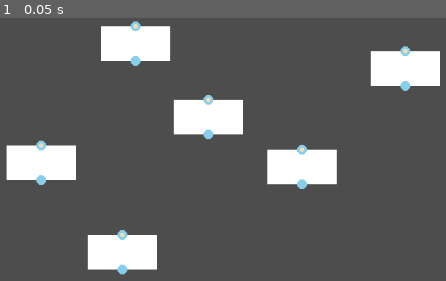
Above: before the commit, frame 1.
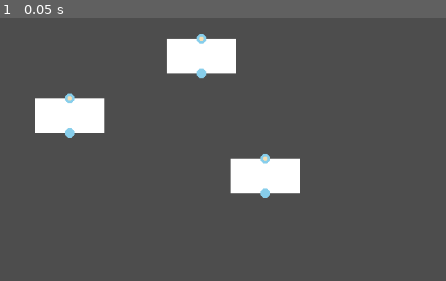
Above: after the commit, the same moment.

Repository: Yutomah/kursovaya
Game: Godot game, scene res://scenes/block_schema/block_schema.tscn
Same seed, same stepped clock (60 frames per second), same inputs: the game is played once before the commit and once after it. This scene is started directly instead of the project's main scene.
Inputs:
- Up to frame 1 (0.05 s): no input

The runs differ from the first frame. In frame 1, 18% of the frame differs, in the area x 1-99%, y 1-98%.

Commit message:
solved bug with git and signal ordering

Diff:
--- a/scenes/block_schema/block/block.tscn
+++ b/scenes/block_schema/block/block.tscn
@@ -1,7 +1,7 @@
 [gd_scene load_steps=3 format=3 uid="uid://d2d1md6i3po2n"]
 
-[ext_resource type="PackedScene" uid="uid://l5ihubsr6ge" path="res://scenes/block_schema/block/block_link/block_input.tscn" id="1_8gi6k"]
-[ext_resource type="PackedScene" uid="uid://vqbc6l7eehv" path="res://scenes/block_schema/block/block_link/block_output.tscn" id="2_tcnjm"]
+[ext_resource type="PackedScene" uid="uid://sdm7fyk8ggig" path="res://scenes/block_schema/block/block_link/link_begin.tscn" id="1_ryr7y"]
+[ext_resource type="PackedScene" uid="uid://dobi4gaiuyt0s" path="res://scenes/block_schema/block/block_link/link_end.tscn" id="2_2ibuj"]
 
 [node name="Block" type="Control"]
 layout_mode = 3
@@ -20,8 +20,8 @@
 grow_horizontal = 2
 grow_vertical = 2
 
-[node name="BlockInput" parent="." instance=ExtResource("1_8gi6k")]
+[node name="LinkBegin" parent="." instance=ExtResource("1_ryr7y")]
+position = Vector2(50, 50)
+
+[node name="LinkEnd" parent="." instance=ExtResource("2_2ibuj")]
 position = Vector2(50, 0)
-
-[node name="BlockOutput" parent="." instance=ExtResource("2_tcnjm")]
-position = Vector2(50, 50)
--- a/scenes/block_schema/block/block_link/block_output.gd
+++ b/scenes/block_schema/block/block_link/link_begin.gd
@@ -2,6 +2,7 @@
 
 var LKM_pressed = false
 var end_node:Area2D
+
 func _ready():
 	GB.link_received.connect(on_link_received)
 
@@ -23,6 +24,7 @@
 		LKM_pressed = true
 
 func on_link_received(begin_node: Area2D, end_node: Area2D):
+	print("waht")
 	if begin_node == self:
 		end_node.previous_begin_node = self
 		var pos = to_local(end_node.to_global(Vector2.ZERO))
--- a/scenes/block_schema/block/block_link/block_output.tscn
+++ b/scenes/block_schema/block/block_link/link_begin.tscn
@@ -1,13 +1,13 @@
-[gd_scene load_steps=3 format=3 uid="uid://vqbc6l7eehv"]
+[gd_scene load_steps=3 format=3 uid="uid://sdm7fyk8ggig"]
 
-[ext_resource type="Script" path="res://scenes/block_schema/block/block_link/block_output.gd" id="1_5c4mm"]
+[ext_resource type="Script" path="res://scenes/block_schema/block/block_link/link_begin.gd" id="1_85r6c"]
 
 [sub_resource type="CircleShape2D" id="CircleShape2D_5lj3x"]
 
-[node name="BlockOutput" type="Area2D"]
+[node name="LinkBegin" type="Area2D"]
 collision_layer = 2
 collision_mask = 2
-script = ExtResource("1_5c4mm")
+script = ExtResource("1_85r6c")
 
 [node name="Line2D" type="Line2D" parent="."]
 points = PackedVector2Array(0, 0, 0, 0)
--- a/scenes/block_schema/block/block_link/block_input.gd
+++ b/scenes/block_schema/block/block_link/link_end.gd
@@ -16,15 +16,16 @@
 	pass
 
 func _on_input_event(viewport, event, shape_idx):
-	if event.is_action_released("LKM"):
+	if event.is_action_released("LKM") and connection_waiting:
 		if not previous_begin_node == null:
 			previous_begin_node.get_node("Line2D").points[1] = Vector2.ZERO
-		GB.link_received.emit(begin_node, self)
+		var t_begin_node = begin_node
+		GB.link_received.emit(t_begin_node, self)
 
-func on_link_activated(output:Area2D):
+func on_link_activated(begin_node:Area2D):
 	connection_waiting = true
-	begin_node = output
+	self.begin_node = begin_node
 
-func on_link_received():
+func on_link_received(_begin_node: Area2D, _end_node :Area2D):
 	connection_waiting = false
 	begin_node = null
--- a/scenes/block_schema/block/block_link/block_input.tscn
+++ b/scenes/block_schema/block/block_link/link_end.tscn
@@ -1,11 +1,11 @@
-[gd_scene load_steps=3 format=3 uid="uid://l5ihubsr6ge"]
+[gd_scene load_steps=3 format=3 uid="uid://dobi4gaiuyt0s"]
 
-[ext_resource type="Script" path="res://scenes/block_schema/block/block_link/block_input.gd" id="1_ywkr3"]
+[ext_resource type="Script" path="res://scenes/block_schema/block/block_link/link_end.gd" id="1_i3sxd"]
 
 [sub_resource type="CircleShape2D" id="CircleShape2D_5myhq"]
 
-[node name="BlockInput" type="Area2D"]
-script = ExtResource("1_ywkr3")
+[node name="LinkEnd" type="Area2D"]
+script = ExtResource("1_i3sxd")
 
 [node name="CollisionShape2D" type="CollisionShape2D" parent="."]
 shape = SubResource("CircleShape2D_5myhq")
--- a/scenes/block_schema/block_schema.tscn
+++ b/scenes/block_schema/block_schema.tscn
@@ -1,42 +1,23 @@
-[gd_scene load_steps=2 format=3 uid="uid://duskkg7uviw28"]
+[gd_scene load_steps=2 format=3 uid="uid://uc04gc8dldaw"]
 
-[ext_resource type="PackedScene" uid="uid://d2d1md6i3po2n" path="res://scenes/block_schema/block/block.tscn" id="1_xoxk7"]
+[ext_resource type="PackedScene" uid="uid://d2d1md6i3po2n" path="res://scenes/block_schema/block/block.tscn" id="1_w8xnc"]
 
 [node name="BlockSchema" type="Node2D"]
-position = Vector2(1, 0)
 
-[node name="Block" parent="." instance=ExtResource("1_xoxk7")]
-offset_left = 218.0
-offset_top = 12.0
-offset_right = 318.0
-offset_bottom = 62.0
+[node name="Block" parent="." instance=ExtResource("1_w8xnc")]
+offset_left = 314.0
+offset_top = 30.0
+offset_right = 414.0
+offset_bottom = 80.0
 
-[node name="Block2" parent="." instance=ExtResource("1_xoxk7")]
-offset_left = 323.0
-offset_top = 118.0
-offset_right = 423.0
-offset_bottom = 168.0
+[node name="Block2" parent="." instance=ExtResource("1_w8xnc")]
+offset_left = 124.0
+offset_top = 116.0
+offset_right = 224.0
+offset_bottom = 166.0
 
-[node name="Block3" parent="." instance=ExtResource("1_xoxk7")]
-offset_left = 199.0
-offset_top = 313.0
-offset_right = 299.0
-offset_bottom = 363.0
-
-[node name="Block4" parent="." instance=ExtResource("1_xoxk7")]
-offset_left = 82.0
-offset_top = 184.0
-offset_right = 182.0
-offset_bottom = 234.0
-
-[node name="Block5" parent="." instance=ExtResource("1_xoxk7")]
-offset_left = 607.0
-offset_top = 48.0
-offset_right = 707.0
-offset_bottom = 98.0
-
-[node name="Block6" parent="." instance=ExtResource("1_xoxk7")]
-offset_left = 458.0
-offset_top = 190.0
-offset_right = 558.0
-offset_bottom = 240.0
+[node name="Block3" parent="." instance=ExtResource("1_w8xnc")]
+offset_left = 406.0
+offset_top = 203.0
+offset_right = 506.0
+offset_bottom = 253.0
